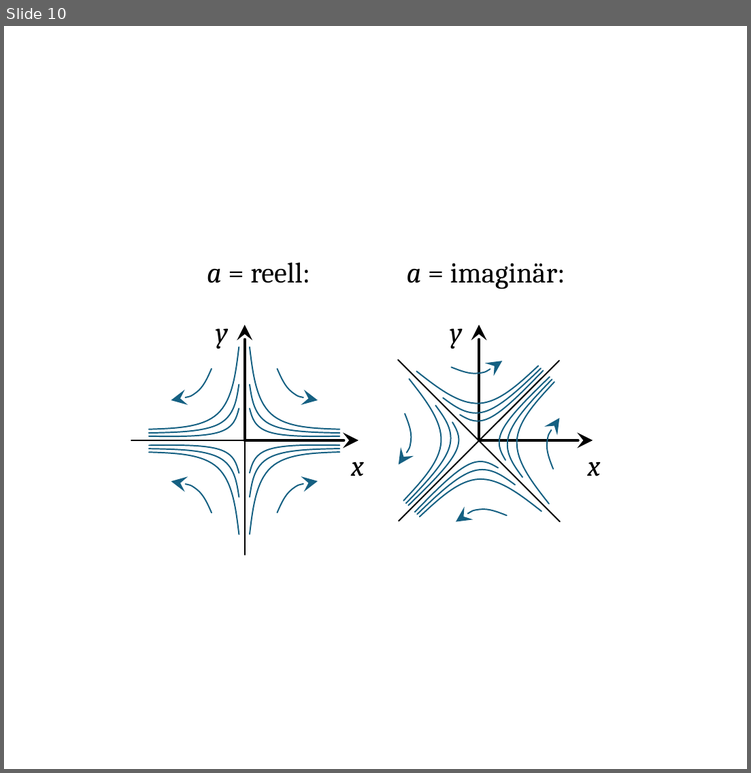
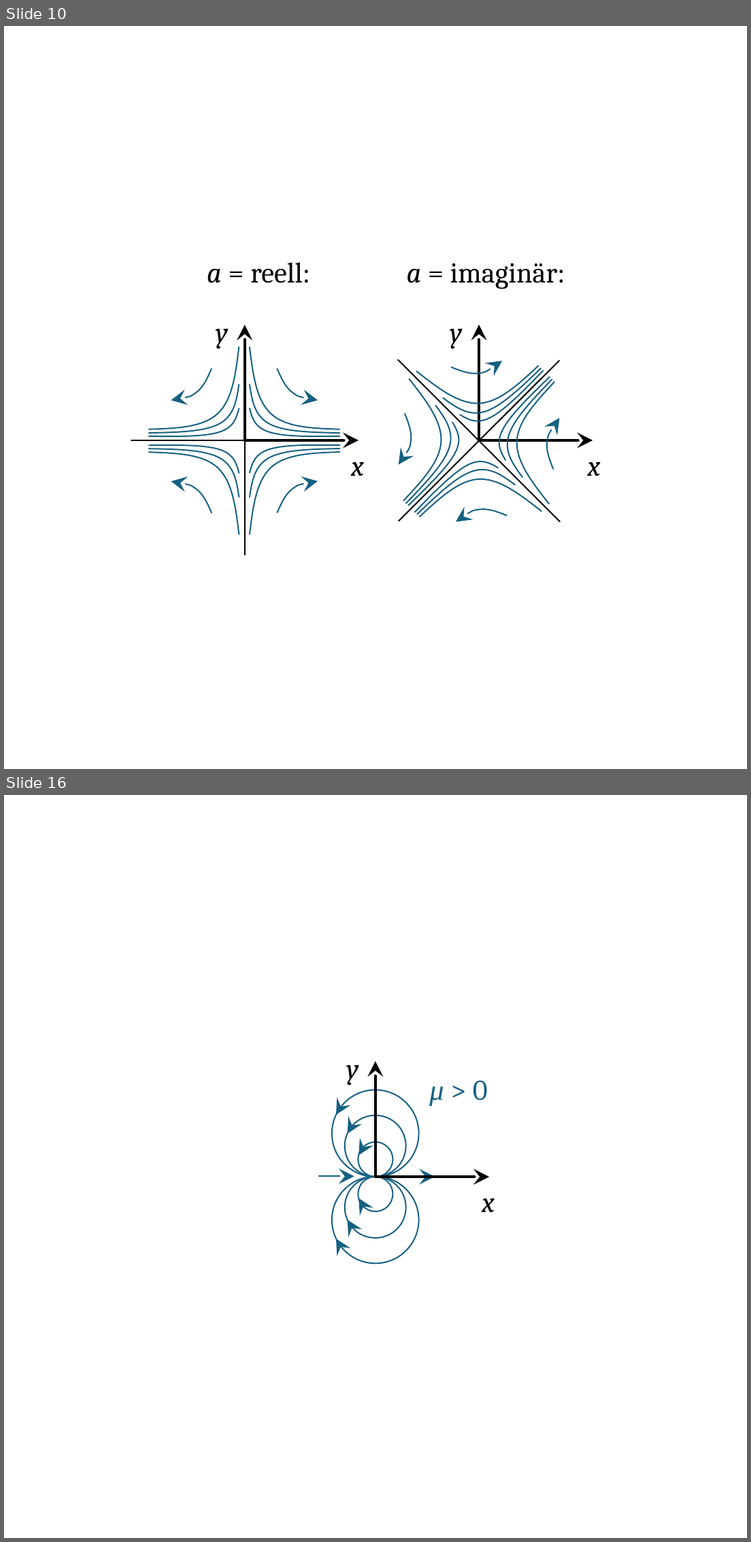
Before and after one commit to m4zeRobot/Project-FoSa, a slide deck: Strömungslehre 2/images/SL2-Images.pptx. Shown one above the other, each under a label of ours: slide 10 before the commit, slides 10 and 16 after it; the slides between them are not shown. The pictures are 751x773 and 751x1542 pixels, drawn with LibreOffice and Linux fonts; fonts in the diff are those of the drawing. Boxes give left, top, right and bottom in pixels: in the first picture for what was removed or moved away, otherwise in the second. Text is boxed around its words. In the diff, an @@ line names an element or a change of style, - is before the commit and + after.

```diff
--- a/Strömungslehre 2/images/SL2-Images.pptx
+++ b/Strömungslehre 2/images/SL2-Images.pptx
@@ slide 16 added at (4, 795, 747, 1538), background #FFFFFF @@
@@ text added at (429, 1080, 487, 1106), 11 pt, text #156082 @@
+μ > 0
@@ group added at (332, 1089, 419, 1176): 3 arrows, 3 ellipses @@
@@ arrow added from (319, 1176) to (355, 1176), #156082 0.5 pt @@
@@ group added at (332, 1176, 419, 1262): 3 arrows, 3 ellipses @@
@@ arrow added from (400, 1176) to (434, 1176), #156082 0.5 pt @@
@@ group added at (346, 1061, 494, 1213): 2 arrows, 2 texts @@
+y
+x
```
Also in this commit, not shown: 1 slide changed, 6 other slides added, 9 other files.
